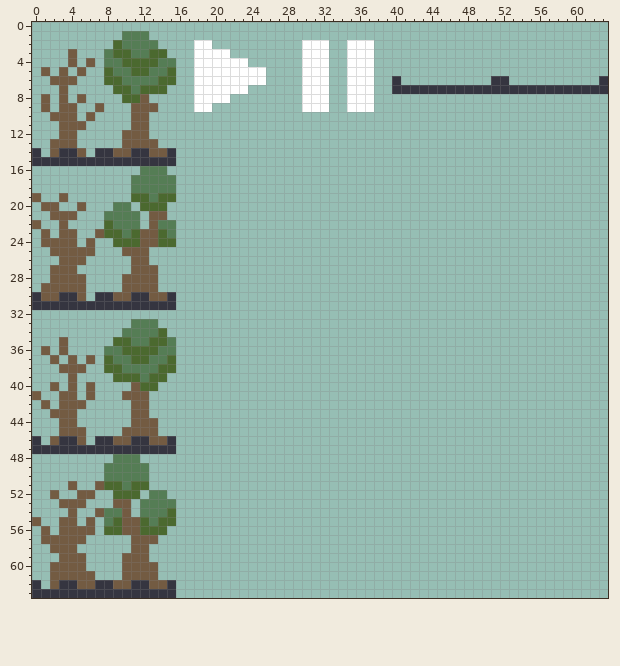
One commit to this pixel-art file: NonUnitySources/Aseprite/Sprites Assorted.aseprite. Above is the file before it was changed.
64x64 pixels, 1 frame.
New version:
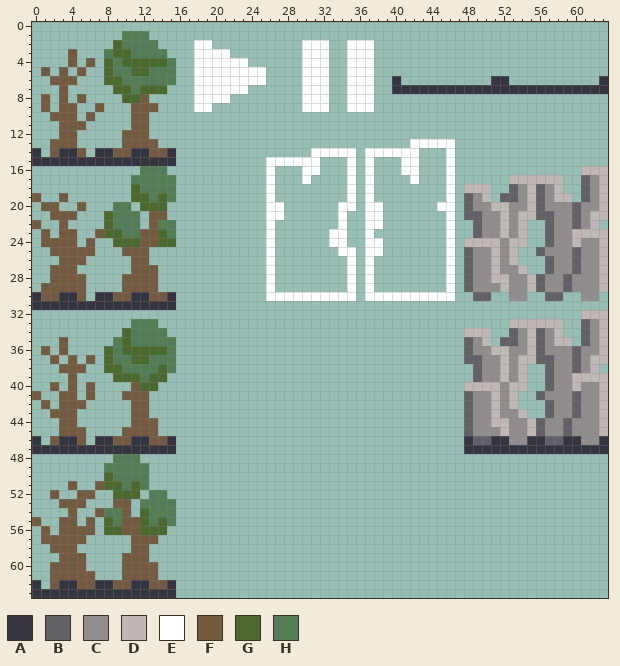
Palette (. is transparent): A #353540  B #636167  C #918d8d  D #bfb8b4  E #ffffff  F #735b42  G #4b692f  H #557d55
Edits made:
Changed rows in their new state; - is an unchanged pixel.
Layer "Layer 1":
first column x 8:
 3 -----HH-
 4 G-----G-
 5 -------H
 6 ------HH
first column x 8:
13 ----------------------------------EEEEE-----------------
14 -----------------------EEEEE-EEEEEE---E-----------------
15 ------------------EEEEEE---E-E---EE---E-----------------
16 ------------------E---EE---E-E---EE---E--------------DDD
17 ------------------E---E----E-E----E---E------DDDDDD--BCD
18 ---G--------------E--------E-E--------E-DDD--BCDBCD--BCD
19 -------H----------E--------E-E--------E-BCD-BBCDBCDD-BCD
20 ------------------EE------EE-EE------EE-BCCDDCCDBCCCBCCD
21 G-----------------EE------E--EE-------E-BBCCDCDDBBCCBCDD
22 ------------------E-------E--EE-------E--BCCDCD--BCCBCD-
23 ---H--------------E------EE--E--------E--BCCDCD--BCCDDDD
24 ------------------E------EE--EE-------E-DDDDCDD--BCCDCCD
25 ------------------E-------EE-EE-------E-BCCDCD--BCCCBCCD
26 ------------------E--------E-E--------E-BCCDCD---BCCBCCD
27 ------------------E--------E-E--------E-BCCDCCD--BCCBCCD
28 ------------------E--------E-E--------E-BCCDDCCDBCCBCCCD
29 ------------------E--------E-E--------E-BCCCDCCDBCCBCCCD
30 ------------------EEEEEEEEEE-EEEEEEEEEE--BB--CC--BB--CC-
32 -----------------------------------------------------DDD
33 ---------------------------------------------DDDDDD--BCD
34 --G---H---------------------------------DDD--BCDBCD--BCD
35 -H---HH---------------------------------BCD-BBCDBCDD-BCD
36 G-----G---------------------------------BCCDDCCDBCCCBCCD
37 -------H--------------------------------BBCCDCDDBBCCBCDD
38 -------H---------------------------------BCCDCD--BCCBCD-
39 -----------------------------------------BCCDCD--BCCDDDD
40 ----------------------------------------DDDDCDD--BCCDCCD
41 ----------------------------------------BCCDCD--BCCCBCCD
42 ----------------------------------------BCCDCD---BCCBCCD
43 ----------------------------------------BCCDCCD--BCCBCCD
44 ----------------------------------------BCCDDCCDBCCBCCCD
45 ----------------------------------------BCCCDCCDBCCBCCCD
46 ----------------------------------------ABBAACCAABBAACCA
47 ----------------------------------------AAAAAAAAAAAAAAAA
50 G-------------------------------------------------------
51 ----H---------------------------------------------------
54 ----G--H------------------------------------------------
55 GH-----H------------------------------------------------
Boxes around the changes in both pictures, in picture pixels (x1, y1, x2, y2):
changed: (149, 49, 176, 85)
changed: (104, 58, 113, 67)
added: (266, 139, 608, 454)
changed: (104, 184, 140, 238)
changed: (167, 193, 176, 202)
changed: (104, 328, 176, 373)
changed: (104, 472, 113, 481)
changed: (104, 481, 176, 526)
